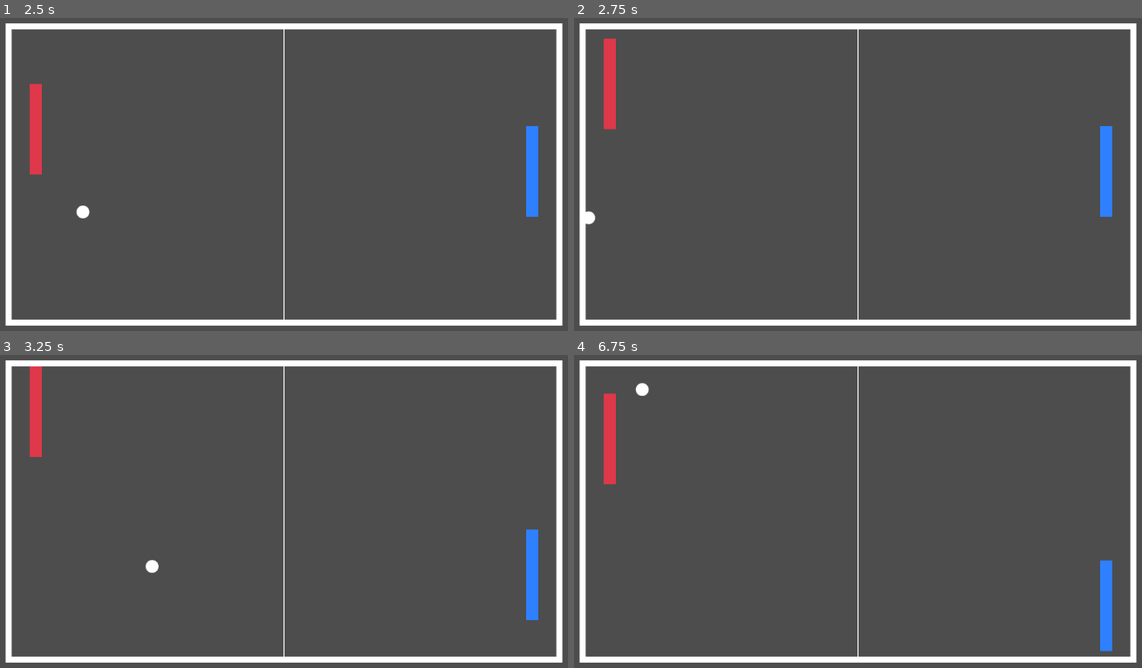
Above: before the commit, frames 1-4 (two rows, left to right).
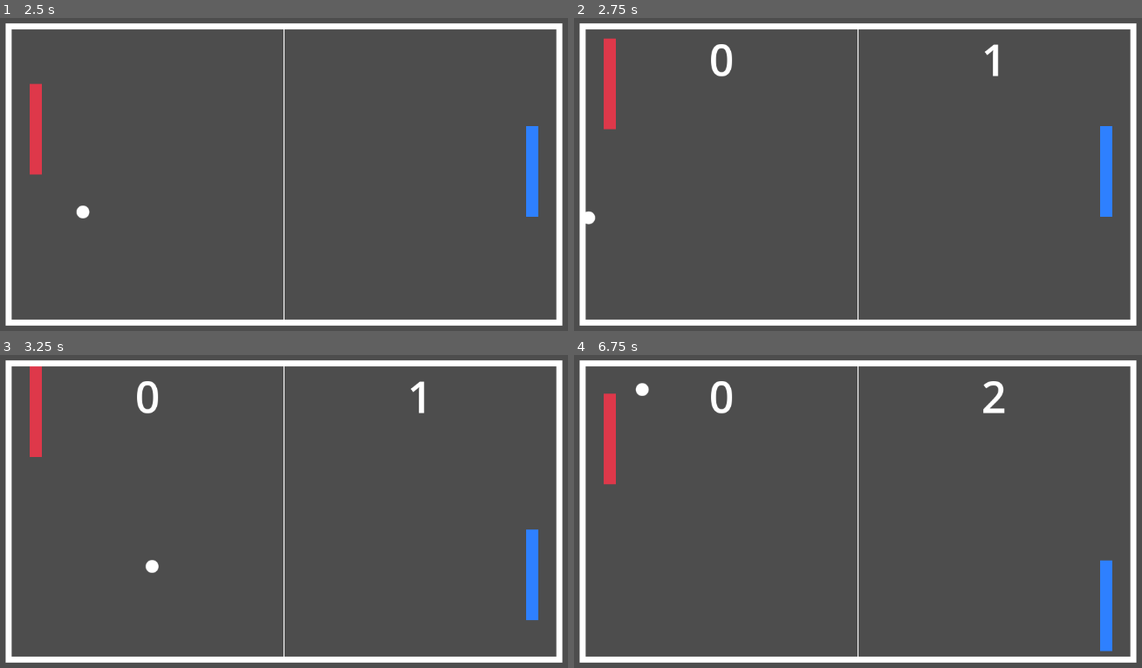
Above: after the commit, the same moments.

Repository: swashdev/redot-pong
Game: Godot game, scene res://main.tscn
The game is run twice, just before and just after one commit, with the same random seed, the same clock (stepped at 60 frames per second) and the same inputs.
Inputs:
- Up to frame 1 (2.5 s): hold Up (ui_up) 0.53-1.28 s; hold Down (ui_down) 1.28-2.03 s; hold Up (ui_up) from 2.03 s (still down)
- Up to frame 2 (2.75 s): keep holding Up (ui_up)
- Up to frame 3 (3.25 s): keep holding Up (ui_up)
- Up to frame 4 (6.75 s): release Up (ui_up) at 3.53 s; hold Down (ui_down) 3.53-5.78 s; hold Up (ui_up) from 5.78 s (still down)

Frame 1 is identical in both runs. In frame 2, 0.3% of the frame differs, in the area x 24-75%, y 8-19%; in frame 3, 0.3%; in frame 4, 0.4%, in the area x 24-76%, y 8-19%.

Commit message:
Add a score board.
The players' scores will be displayed on the playfield, as in
traditional versions of Pong.

Diff:
--- a/game.gd
+++ b/game.gd
@@ -1,6 +1,5 @@
 extends Node2D
 # A node controlling the playfield and game logic for Redot Pong.
-
 
 #region Constants
 
@@ -19,6 +18,8 @@
 @onready var ball = $Ball
 @onready var player_1 = $Player1Paddle
 @onready var player_2 = $Player2Paddle
+@onready var player_1_scoreboard = $Player1Score
+@onready var player_2_scoreboard = $Player2Score
 
 #endregion Child Nodes
 
@@ -200,6 +201,13 @@
 		if not two_players:
 			if frustration > -5:
 				frustration -= 1
+	write_scores()
+
+
+# Writes the players' scores on the playfield.
+func write_scores() -> void:
+	player_1_scoreboard.set_text("%d" % player_1_score)
+	player_2_scoreboard.set_text("%d" % player_2_score)
 
 
 #endregion Mainloop
--- a/main.tscn
+++ b/main.tscn
@@ -1,9 +1,12 @@
-[gd_scene load_steps=5 format=3 uid="uid://bdjqslatj4fqm"]
+[gd_scene load_steps=6 format=3 uid="uid://bdjqslatj4fqm"]
 
 [ext_resource type="Script" path="res://game.gd" id="1_1bvp3"]
 [ext_resource type="Script" path="res://rectangles/playfield.gd" id="1_h2yge"]
 [ext_resource type="Script" path="res://balls/ball.gd" id="2_1bvp3"]
 [ext_resource type="Script" path="res://rectangles/paddle.gd" id="3_lquwl"]
+
+[sub_resource type="LabelSettings" id="LabelSettings_1bvp3"]
+font_size = 72
 
 [node name="Main" type="Node2D"]
 metadata/_edit_lock_ = true
@@ -39,3 +42,19 @@
 extent_x = 10.0
 extent_y = 75.0
 metadata/_edit_lock_ = true
+
+[node name="Player1Score" type="Label" parent="Game"]
+offset_left = 126.0
+offset_top = 84.0
+offset_right = 576.0
+offset_bottom = 324.0
+label_settings = SubResource("LabelSettings_1bvp3")
+horizontal_alignment = 1
+
+[node name="Player2Score" type="Label" parent="Game"]
+offset_left = 576.0
+offset_top = 84.0
+offset_right = 1026.0
+offset_bottom = 324.0
+label_settings = SubResource("LabelSettings_1bvp3")
+horizontal_alignment = 1
